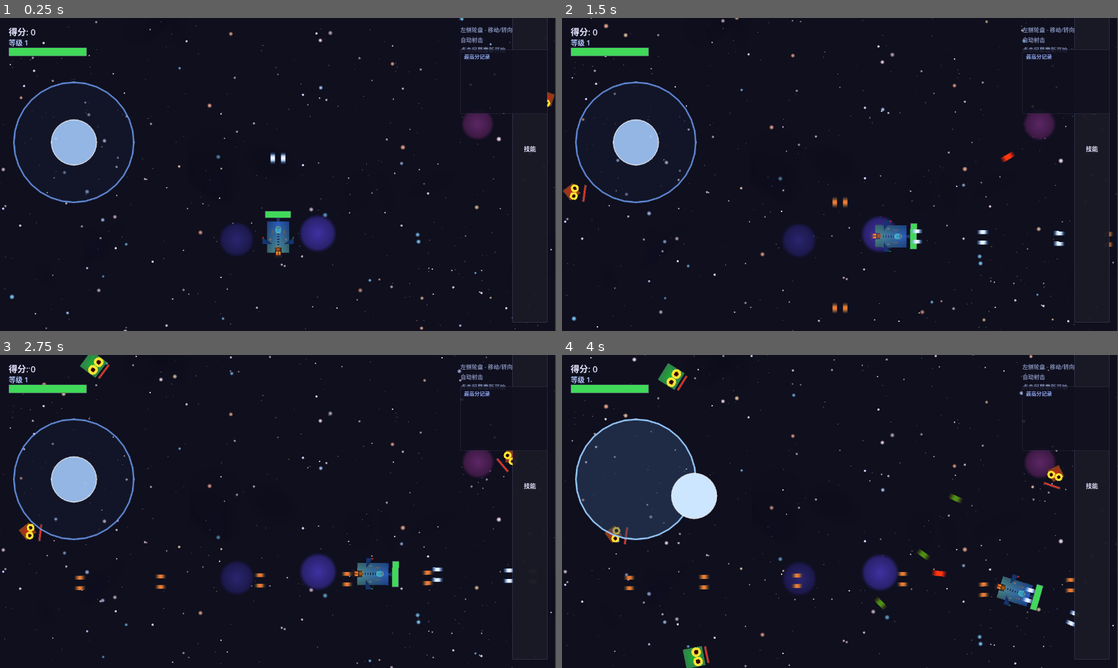
Above: before the commit, frames 1-4 (two rows, left to right).
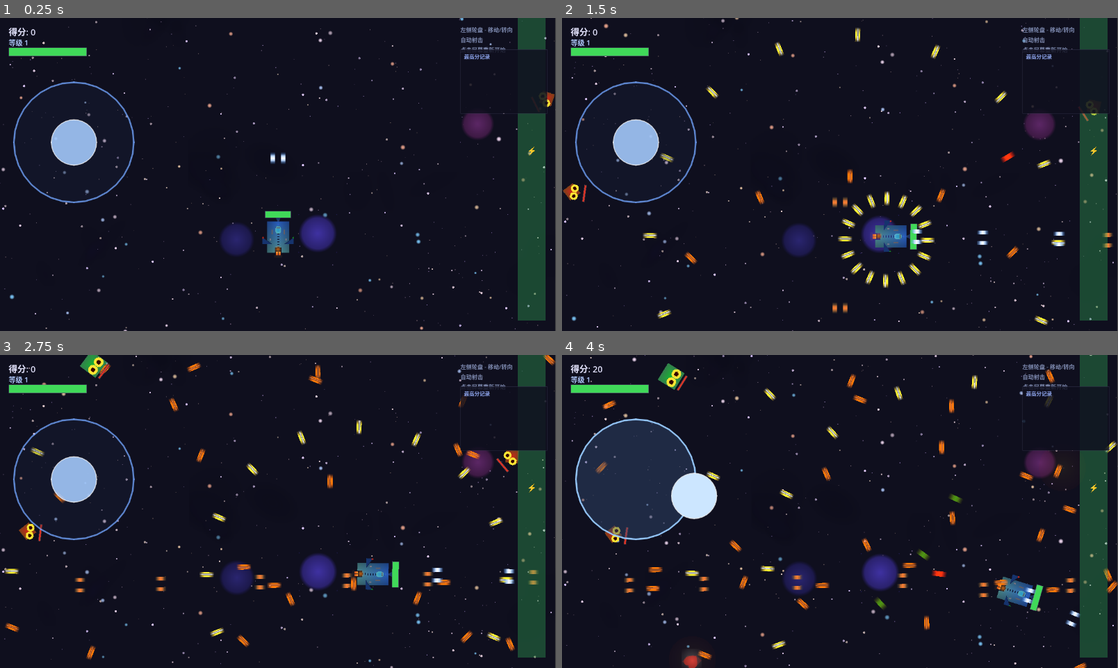
Above: after the commit, the same moments.

Repository: July-X/godot-game-one
Game: Godot game, scene res://scenes/main.tscn
Two runs of this game, one before a commit and one after it. Both use one fixed random seed, a clock stepped at 60 frames per second and the inputs below.
Inputs (mouse positions are in pixels of both pictures, inside the frame that each line leads up to):
- Up to frame 1 (0.25 s): no input
- Up to frame 2 (1.5 s): click "技能" (after the commit: "⚡") at 0.5 s; click "技能" (after the commit: "⚡") at 1.25 s
- Up to frame 3 (2.75 s): click "技能" (after the commit: "⚡") at 2 s
- Up to frame 4 (4 s): tap Enter at 2.75 s; move the mouse to (962, 495) at 2.77 s; tap R at 2.85 s; click (962, 495) at 2.92 s; tap Space at 3.02 s; drag from (728, 527) to (973, 574) at 3.52 s

The runs differ from the first frame. In frame 1, 4.0% of the frame differs, in the area x 92-99%, y 0-98%; in frame 2, 5.5%; in frame 3, 5.8%; in frame 4, 6.3%, in the area x 5-100%, y 0-100%.

Commit message:
feat: 圆形技能按钮+倒计时+可用时变绿
- hud.tscn: SkillButton改为64x64圆形,新增SkillBg(ColorRect)
  冷却时显示SkillCooldown覆盖层,可用时背景变绿色
- hud.gd: 新增_skill_bg引用,冷却时显示秒数(ceil向上取整)
  冷却中背景深蓝色,可用时变浅绿色+显示⚡图标
  按钮点击前检查cd>0防止连点

Diff:
--- a/scenes/ui/hud.tscn
+++ b/scenes/ui/hud.tscn
@@ -25,6 +25,13 @@
 border_width_right = 1
 border_width_bottom = 1
 border_color = Color(0.2, 0.2, 0.3, 0.8)
+
+[sub_resource type="StyleBoxFlat" id="4"]
+bg_color = Color(0.0, 0.0, 0.0, 0.0)
+border_width_left = 0
+border_width_top = 0
+border_width_right = 0
+border_width_bottom = 0
 
 [node name="HUD" type="CanvasLayer"]
 script = ExtResource("1")
@@ -75,37 +82,44 @@
 [node name="SkillButton" type="Button" parent="."]
 anchor_left = 1.0
 anchor_bottom = 1.0
-offset_left = -100.0
-offset_top = -100.0
-offset_right = -20.0
-offset_bottom = -20.0
+offset_left = -88.0
+offset_top = -88.0
+offset_right = -24.0
+offset_bottom = -24.0
 mouse_filter = 0
-
-[node name="SkillBg" type="Panel" parent="SkillButton"]
+theme_override_styles/normal = SubResource("4")
+theme_override_styles/hover = SubResource("4")
+theme_override_styles/pressed = SubResource("4")
+theme_override_styles/disabled = SubResource("4")
+
+[node name="SkillBg" type="ColorRect" parent="SkillButton"]
 layout_mode = 1
 anchors_preset = 15
 anchor_right = 1.0
 anchor_bottom = 1.0
-theme_override_styles/panel = SubResource("1")
+color = Color(0.12, 0.15, 0.25, 0.45)
+mouse_filter = 2
+
+[node name="SkillCooldown" type="ColorRect" parent="SkillButton"]
+layout_mode = 1
+anchors_preset = 15
+anchor_right = 1.0
+anchor_bottom = 1.0
+color = Color(0.0, 0.0, 0.0, 0.55)
+mouse_filter = 2
 
 [node name="SkillLabel" type="Label" parent="SkillButton"]
 layout_mode = 1
 anchors_preset = 15
 anchor_right = 1.0
 anchor_bottom = 1.0
-theme_override_font_sizes/font_size = 14
-theme_override_colors/font_color = Color(0.9, 0.9, 1.0, 1.0)
+offset_top = 2.0
+offset_bottom = -2.0
+theme_override_font_sizes/font_size = 22
+theme_override_colors/font_color = Color(0.9, 0.95, 1.0, 1.0)
 horizontal_alignment = 1
 vertical_alignment = 1
-text = "技能"
-
-[node name="SkillCooldown" type="ColorRect" parent="SkillButton"]
-layout_mode = 1
-anchors_preset = 15
-anchor_right = 1.0
-anchor_bottom = 1.0
-color = Color(0.0, 0.0, 0.0, 0.6)
-mouse_filter = 2
+text = "⚡"
 
 [node name="LeaderboardPanel" type="Panel" parent="."]
 anchor_left = 1.0
--- a/scripts/hud.gd
+++ b/scripts/hud.gd
@@ -11,7 +11,9 @@
 @onready var _restart_label: Label = $GameOverPanel/VBox/RestartLabel
 @onready var _perm_leaderboard_entries: VBoxContainer = $LeaderboardPanel/LeaderboardEntries
 @onready var _skill_button: Button = $SkillButton
+@onready var _skill_bg: ColorRect = $SkillButton/SkillBg
 @onready var _skill_cooldown_rect: ColorRect = $SkillButton/SkillCooldown
+@onready var _skill_label: Label = $SkillButton/SkillLabel
 
 var _damage_flash: ColorRect
 
@@ -36,15 +38,28 @@
 	_update_skill_cooldown()
 
 func _on_skill_pressed() -> void:
+	if GameState.skill_cooldown > 0:
+		return
 	var player := get_tree().current_scene.find_child("Player", true, false)
 	if player and player.has_method("_fire_ring_shotgun"):
 		player._fire_ring_shotgun()
 
 func _update_skill_cooldown() -> void:
-	var ratio: float = GameState.get_skill_cooldown_ratio()
-	_skill_cooldown_rect.custom_minimum_size.y = _skill_button.size.y * ratio
-	_skill_cooldown_rect.size.y = _skill_button.size.y * ratio
-	_skill_cooldown_rect.visible = ratio > 0
+	var cd: float = GameState.skill_cooldown
+	if cd > 0:
+		_skill_cooldown_rect.visible = true
+		var ratio: float = cd / GameState.SKILL_COOLDOWN_MAX
+		_skill_cooldown_rect.custom_minimum_size.y = _skill_button.size.y * ratio
+		_skill_cooldown_rect.size.y = _skill_button.size.y * ratio
+		var seconds: int = int(ceil(cd))
+		_skill_label.text = str(seconds)
+		_skill_label.add_theme_font_size_override("font_size", 20)
+		_skill_bg.color = Color(0.12, 0.15, 0.25, 0.45)
+	else:
+		_skill_cooldown_rect.visible = false
+		_skill_label.text = "⚡"
+		_skill_label.add_theme_font_size_override("font_size", 22)
+		_skill_bg.color = Color(0.2, 0.7, 0.35, 0.35)
 
 func _on_score_changed(new_score: int) -> void:
 	_update_score(new_score)
